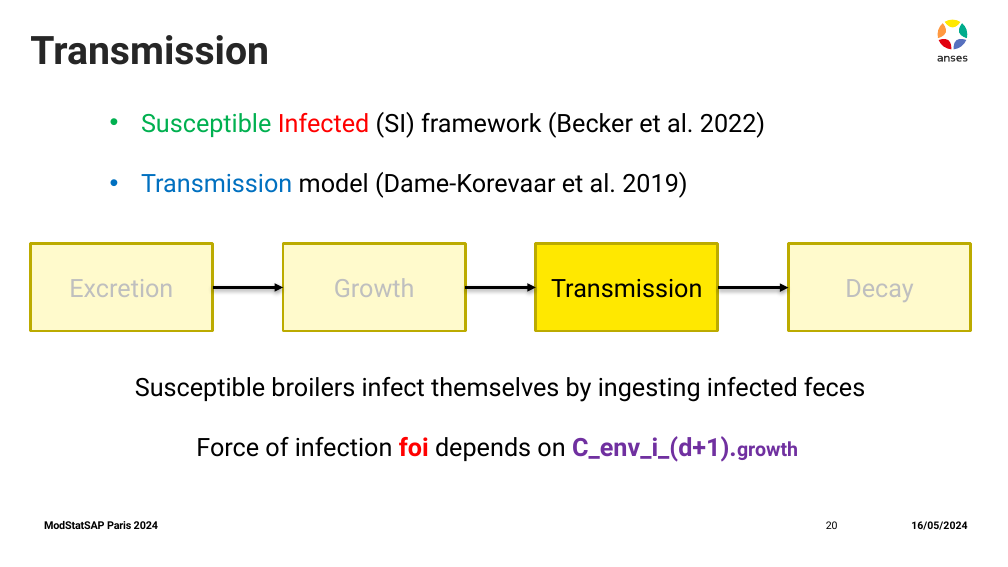
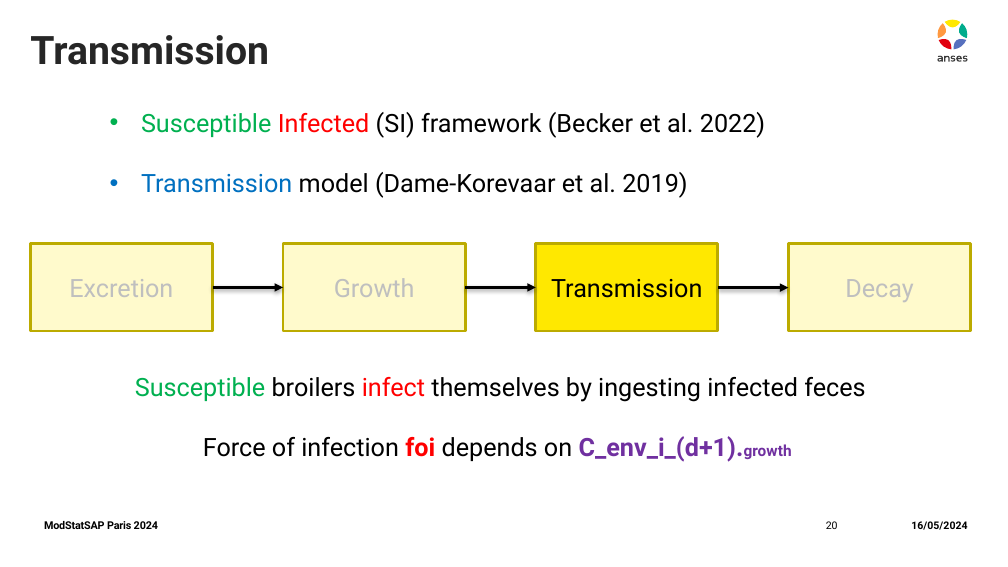
Before and after one commit to ENVIRE-JPIAMR/farm-module, a slide deck: slide 20 of docs/ModStatSAP_sbasak.pptx. Drawn at 1008x567 pixels with LibreOffice and Linux fonts; fonts in the diff are those of the drawing. Boxes give left, top, right and bottom in pixels: in the first picture for what was removed or moved away, otherwise in the second. Text is boxed around its words. In the diff, an @@ line names an element or a change of style, - is before the commit and + after.

```diff
--- a/docs/ModStatSAP_sbasak.pptx
+++ b/docs/ModStatSAP_sbasak.pptx
@@ text "Susceptible broilers infect themselves by ..." at (135, 377, 865, 462): text colour #000000 to #00B050 in "Susceptible"; text colour #000000 to #FF0000 in "infect"; size 14 to 11 pt in "C_env_i_(d+1).growth" @@
```
Also in this commit, not shown: 4 other slides changed.
